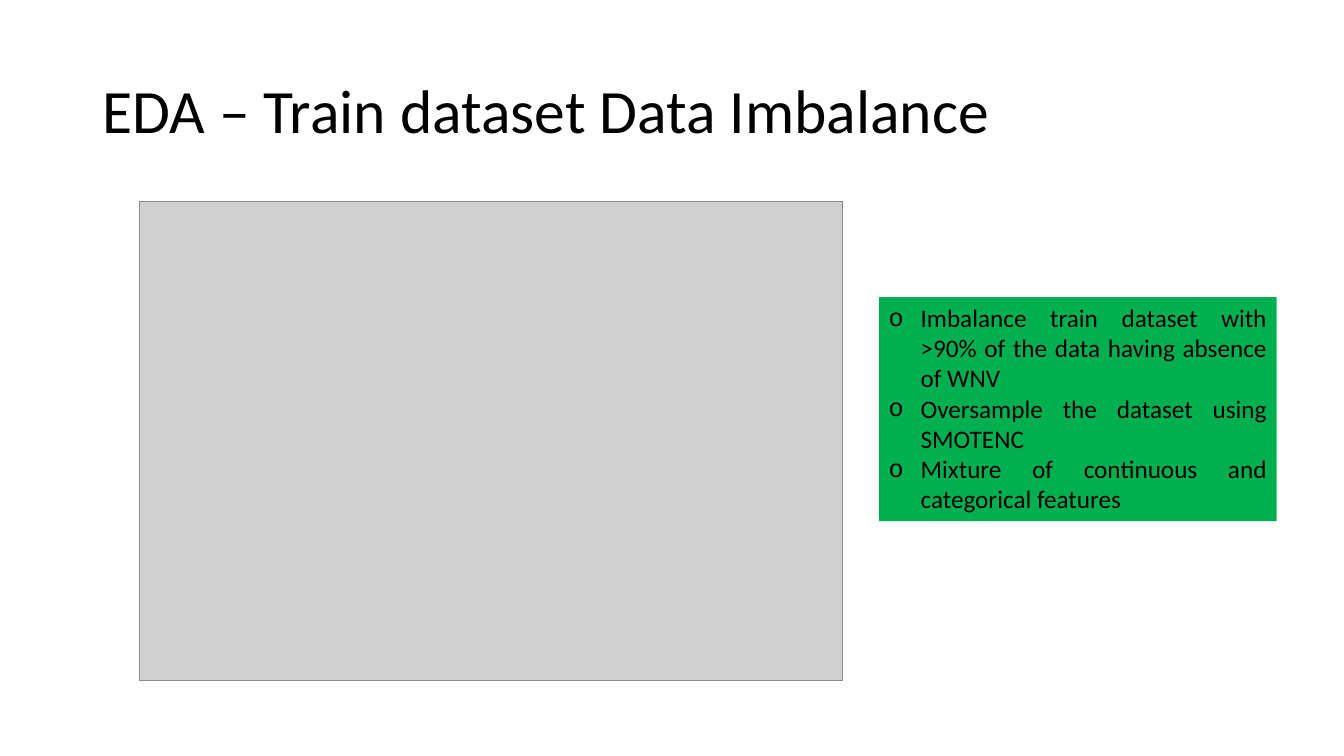
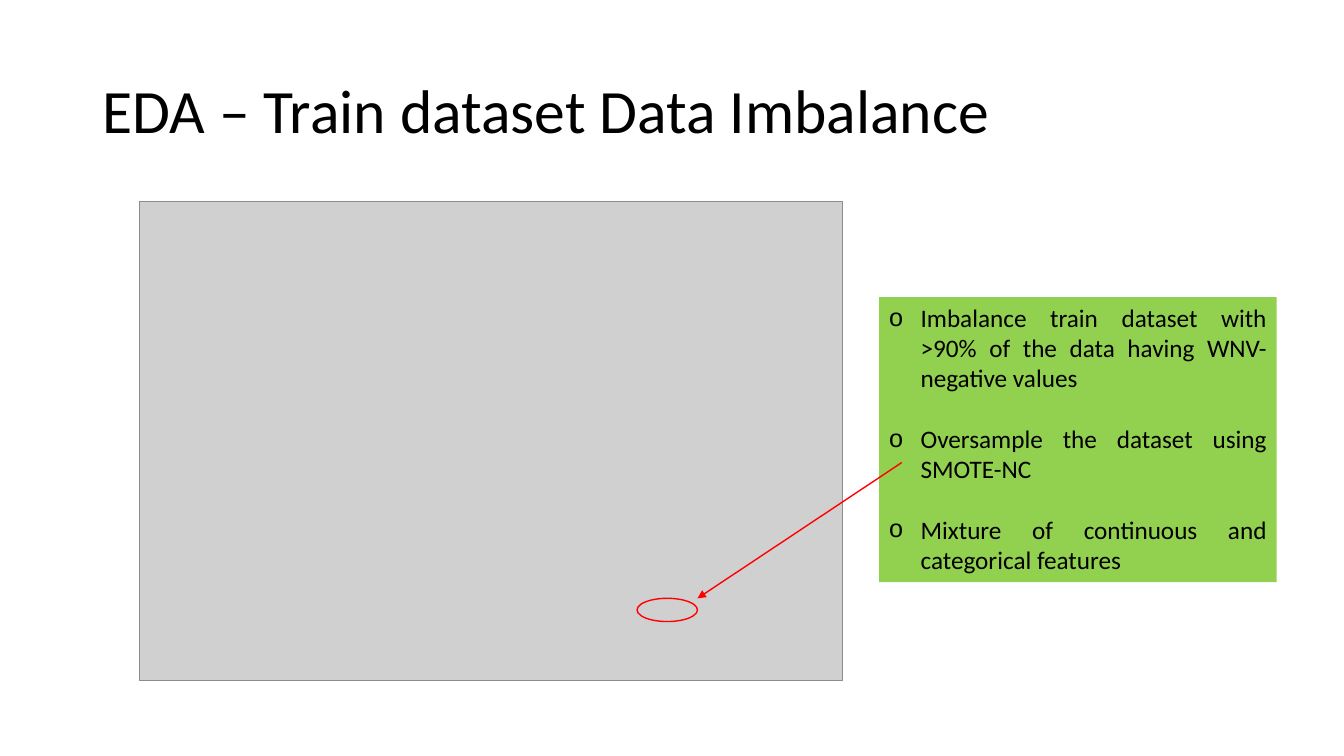
Before and after one commit to ngwtl/DSI-SG-24-projects, a slide deck: slide 4 of project_4/project-4-presentation.pptx. Drawn at 1344x756 pixels with LibreOffice and Linux fonts; fonts in the diff are those of the drawing; grey boxes stand for pictures. Boxes give left, top, right and bottom in pixels: in the first picture for what was removed or moved away, otherwise in the second. Text is boxed around its words. In the diff, an @@ line names an element or a change of style, - is before the commit and + after.

```diff
--- a/project_4/project-4-presentation.pptx
+++ b/project_4/project-4-presentation.pptx
@@ rectangle "Imbalance train dataset with >90% ...": place and size @@
-rectangle "Imbalance train dataset with >90% ..." at box(879, 297, 1276, 521)
+rectangle "Imbalance train dataset with >90% ..." at box(879, 297, 1276, 583)
@@ rectangle "Imbalance train dataset with >90% ..." at box(879, 297, 1276, 583): fill #00B050 to #92D050 @@
@@ text in rectangle at box(921, 309, 1267, 478): text changed @@
-o Imbalance train dataset with >90% of the data having absence of WNV
-o Oversample the dataset using SMOTENC
+o Imbalance train dataset with >90% of the data having WNV-negative values
+o Oversample the dataset using SMOTE-NC
@@ arrow added from (902, 463) to (698, 599), #FF0000 1 pt @@
@@ ellipse added at box(637, 599, 698, 622), outline #FF0000 1 pt @@
```
Also in this commit, not shown: 10 other slides changed, 58 other files.
